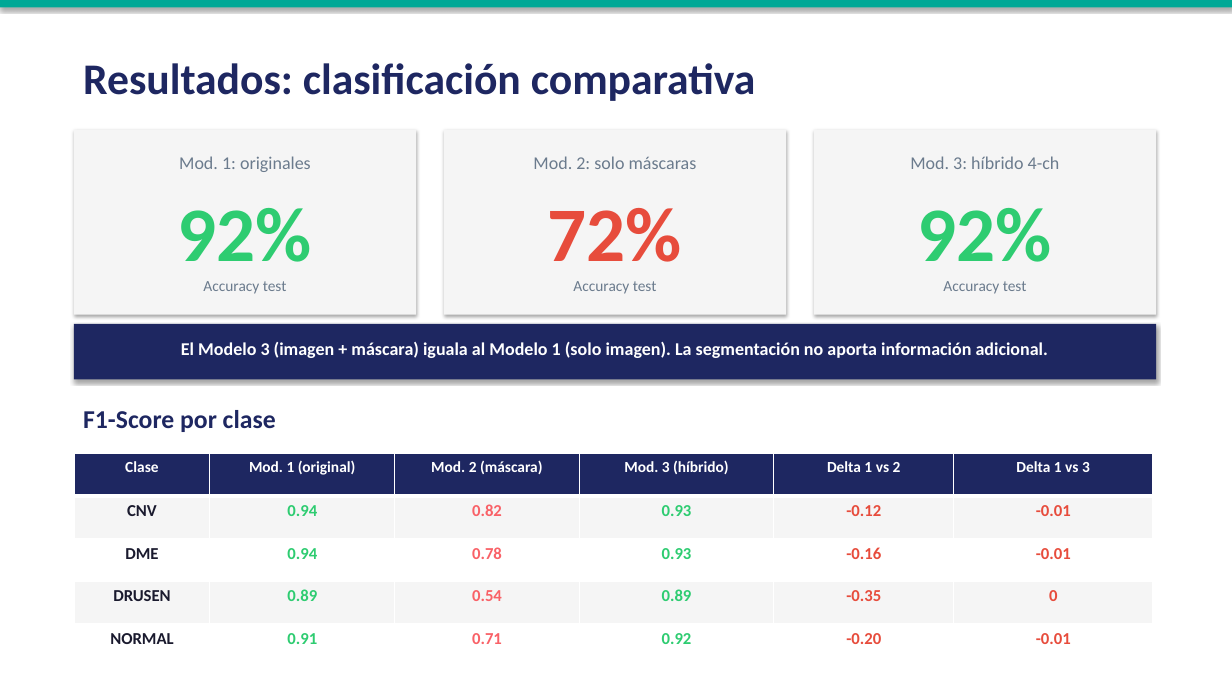
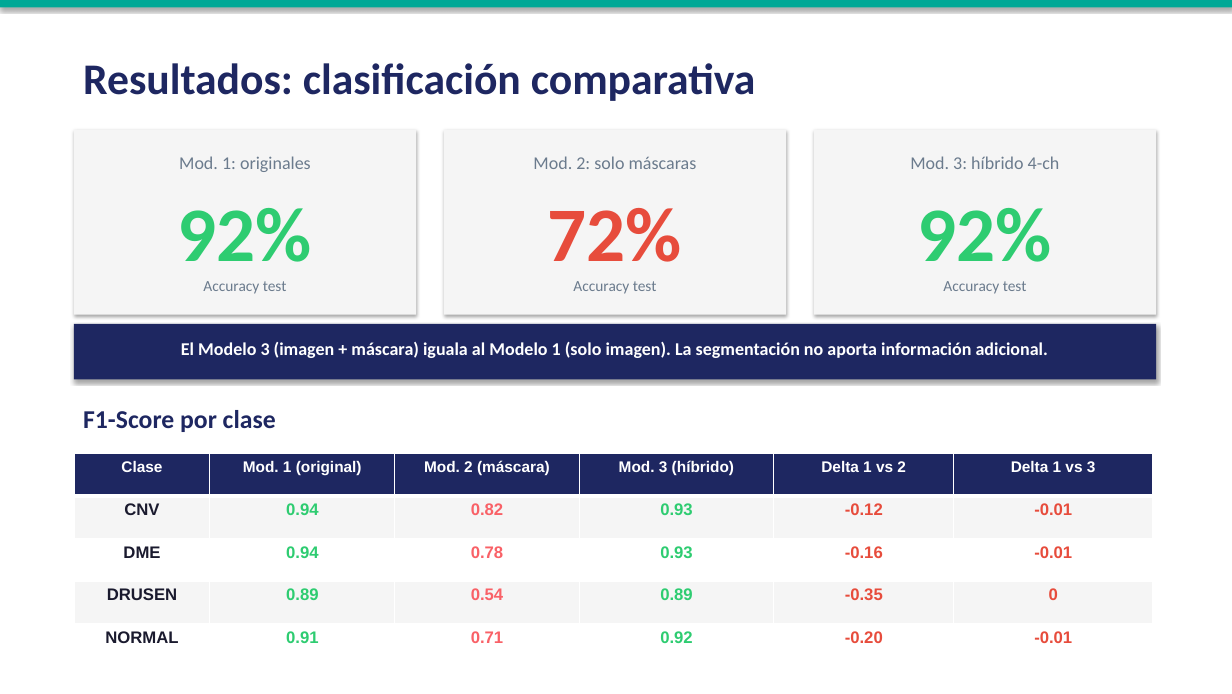
Before and after one commit to umagon/TP_vision_por_computadora_2, a slide deck: slide 9 of paper/presentacion_OCT.pptx. Drawn at 1232x694 pixels with LibreOffice and Linux fonts; fonts in the diff are those of the drawing. Boxes give left, top, right and bottom in pixels: in the first picture for what was removed or moved away, otherwise in the second. Text is boxed around its words. In the diff, an @@ line names an element or a change of style, - is before the commit and + after.

```diff
--- a/paper/presentacion_OCT.pptx
+++ b/paper/presentacion_OCT.pptx
@@ table at bbox=[74, 453, 1153, 694] @@
@@ font Calibri to Arial @@
```
Also in this commit, not shown: 2 other slides changed, 1 other file.
